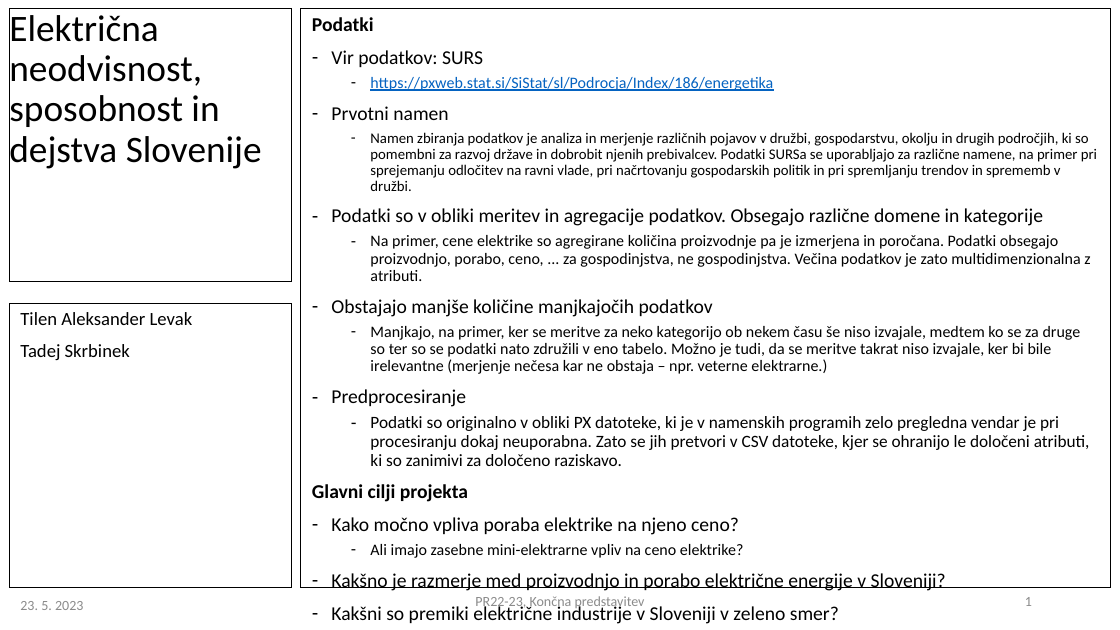
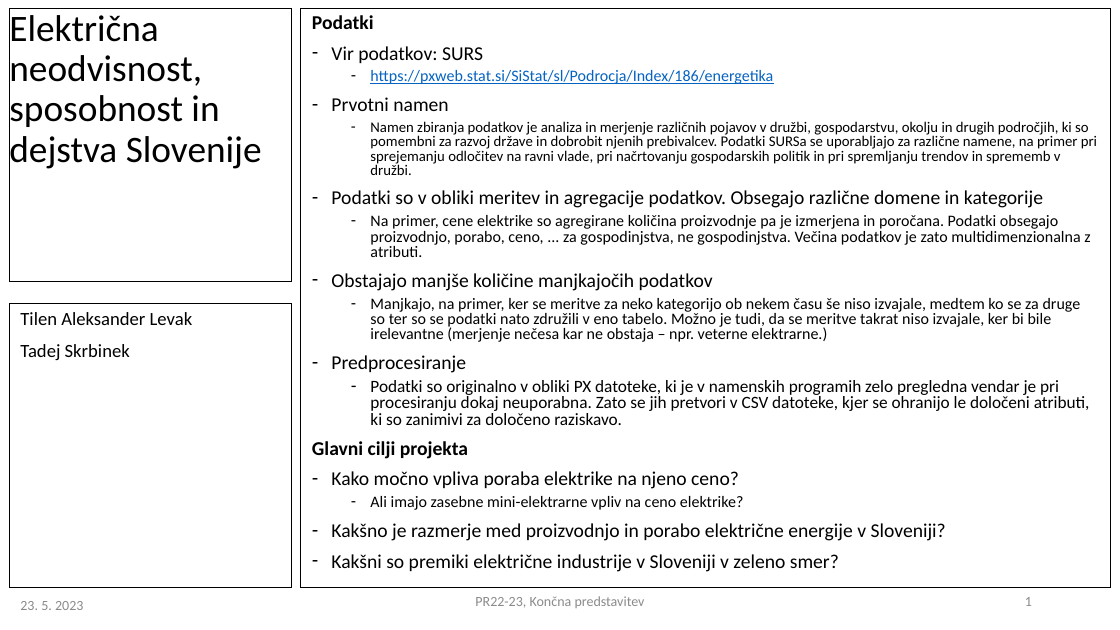
Before and after one commit to MisterMustache/PR22TLTS, a slide deck: slide 1 of PR2022-23_koncna_14a.pptx. Drawn at 1120x630 pixels with LibreOffice and Linux fonts; fonts in the diff are those of the drawing. Boxes give left, top, right and bottom in pixels: in the first picture for what was removed or moved away, otherwise in the second. Text is boxed around its words. In the diff, an @@ line names an element or a change of style, - is before the commit and + after.

```diff
--- a/PR2022-23_koncna_14a.pptx
+++ b/PR2022-23_koncna_14a.pptx
@@ text "Podatki" at box(301, 9, 1111, 588): indent changed; line spacing 0.9 to 0.8 @@
```
Also in this commit, not shown: 5 other slides changed, 3 slides added.
